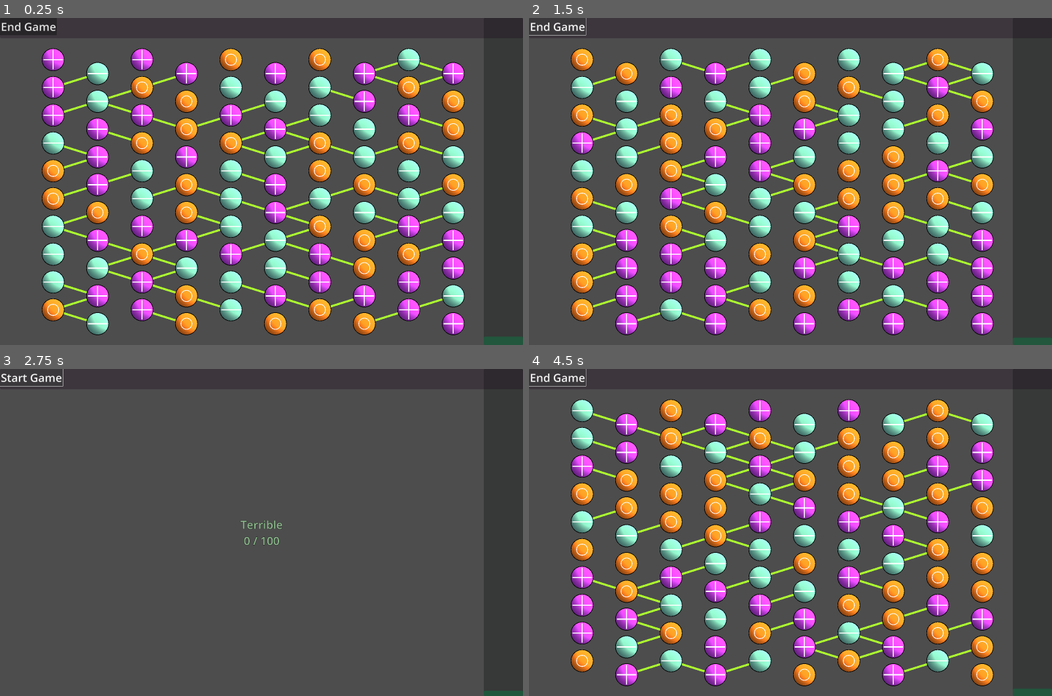
Above: before the commit, frames 1-4 (two rows, left to right).
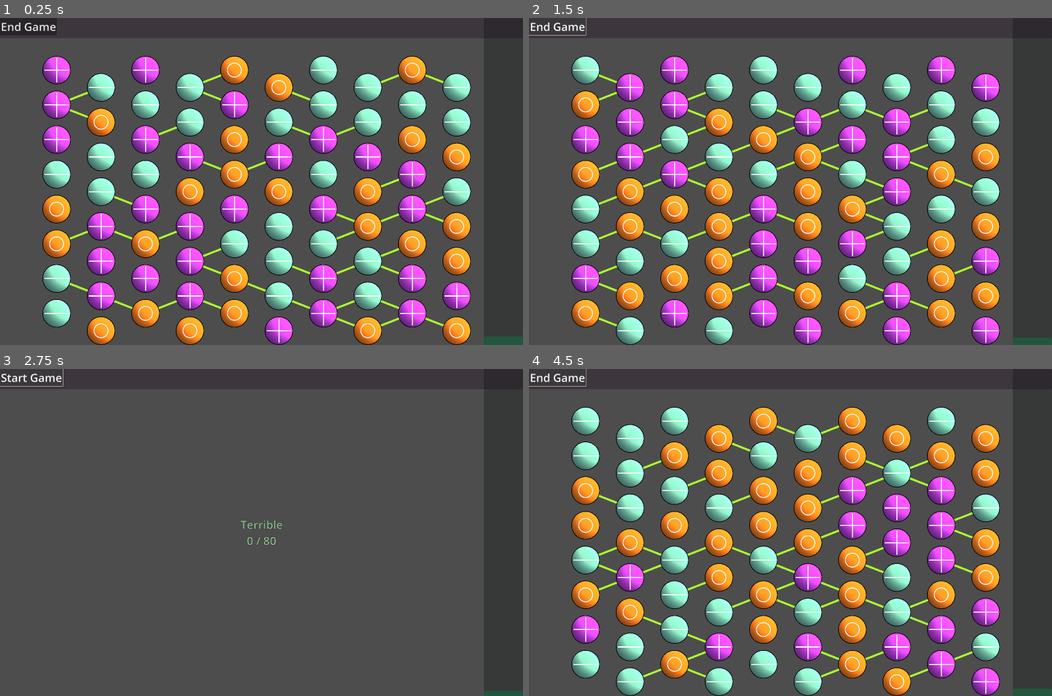
Above: after the commit, the same moments.

Repository: AKKamath/orb-game
Game: Godot game, scene res://main.tscn
Same seed, same stepped clock (60 frames per second), same inputs: the game is played once before the commit and once after it.
Inputs:
- Up to frame 1 (0.25 s): no input
- Up to frame 2 (1.5 s): click "End Game" at 0.5 s; click "Start Game" at 1.25 s
- Up to frame 3 (2.75 s): click "End Game" at 2 s
- Up to frame 4 (4.5 s): click "Start Game" at 2.75 s; click "End Game" at 3.5 s; click "Start Game" at 4.25 s

The runs differ from the first frame. In frame 1, 38% of the frame differs, in the area x 8-91%, y 9-100%; in frame 2, 39%; in frame 3, less than 0.1%; in frame 4, 38%.

Commit message:
Add touch-screen types

Diff:
--- a/main.gd
+++ b/main.gd
@@ -1,7 +1,7 @@
 extends Node
 @export var orbObj : PackedScene
 
-const ROWS = 10
+const ROWS = 8
 const COLS = 10
 
 var BURN_TIME = 10
@@ -330,7 +330,7 @@
 	pass # Replace with function body.
 
 func _on_burn_bar_gui_input(event: InputEvent) -> void:
-	if event is InputEventMouseButton:
+	if event is InputEventMouseButton or event is InputEventScreenTouch:
 		if event.is_action_pressed("click"):
 			if $BurnBar.value > 1:
 				_on_timer_timeout()
@@ -343,7 +343,7 @@
 				_on_timer_timeout()
 
 func _on_button_gui_input(event: InputEvent) -> void:
-	if event is InputEventMouseButton:
+	if event is InputEventMouseButton or event is InputEventScreenTouch:
 		if event.is_action_pressed("click"):
 			if game_running:
 				game_end()
--- a/orb.gd
+++ b/orb.gd
@@ -162,7 +162,7 @@
 		clicked.emit(index, false, dragged)
 
 func _on_input_event(_viewport: Node, event: InputEvent, _shape_idx: int) -> void:
-	if event is InputEventMouseButton:
+	if event is InputEventMouseButton or event is InputEventScreenTouch:
 		if event.is_action_pressed("click"):
 			orb_clicked(false)
 	pass # Replace with function body.
Not shown, added: export_presets.cfg
Not shown, changed: .DS_Store
